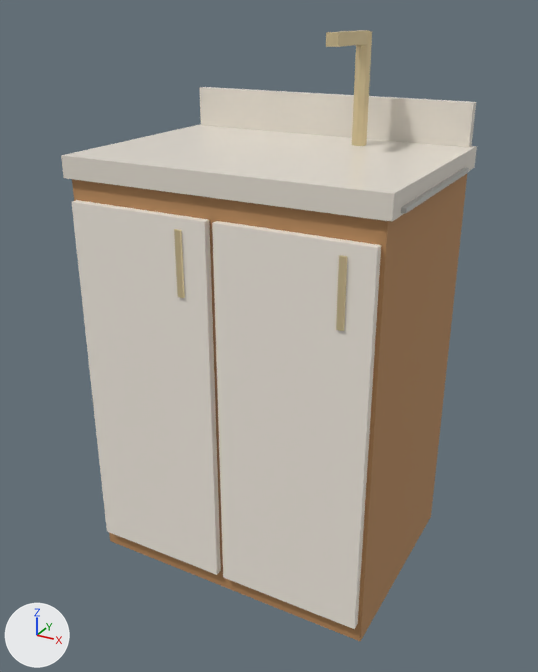
What one commit did to the glTF model dist/web/modelos/lavatorio_60.glb.
Camera for both pictures: a camera (50 mm lens) standing at (0.654, -1.217, 1.088) and looking at (-0.004, -0.02, 0.49). Lighting does not change. The marker at lower left points along +X, +Y and +Z. The first picture is the older version. Vertices at exactly the same position are counted once.

In view in the first picture: 'lavatorio_60'.
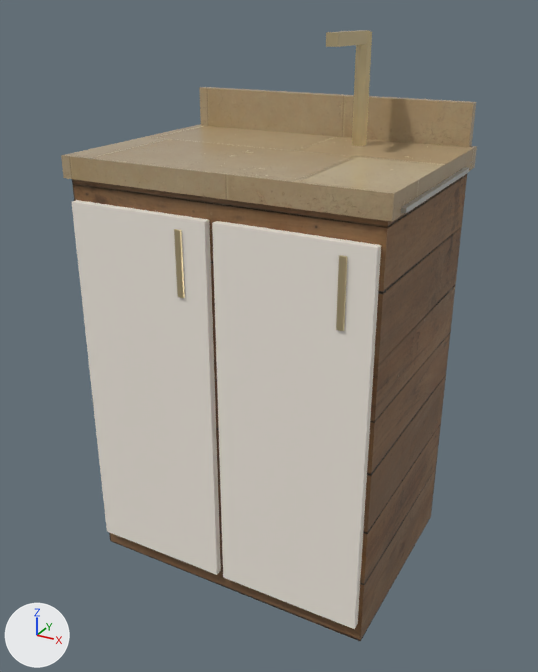
Patch to the scene script:
```diff
--- a/dist/web/modelos/lavatorio_60.glb.py
+++ b/dist/web/modelos/lavatorio_60.glb.py
@@ img_marble_normal @@
+img_marble_normal = load_image('marble_normal', '_unpacked/marble_normal', 2048, 2048, 'Non-Color')
@@ img_marble_diffuse @@
+img_marble_diffuse = load_image('marble_diffuse', '_unpacked/marble_diffuse', 2048, 2048, 'sRGB')
@@ img_marble_roughness_metallic_roughness @@
+img_marble_roughness_metallic_roughness = load_image('marble_roughness_metallic_roughness', '_unpacked/marble_roughness_metallic_roughness', 2048, 2048, 'Non-Color')
@@ img_wood_planks_diffuse @@
+img_wood_planks_diffuse = load_image('wood_planks_diffuse', '_unpacked/wood_planks_diffuse', 2048, 2048, 'sRGB')
@@ img_wood_planks_normal @@
+img_wood_planks_normal = load_image('wood_planks_normal', '_unpacked/wood_planks_normal', 2048, 2048, 'Non-Color')
@@ img_wood_planks_roughness_metallic_roughness @@
+img_wood_planks_roughness_metallic_roughness = load_image('wood_planks_roughness_metallic_roughness', '_unpacked/wood_planks_roughness_metallic_roughness', 2048, 2048, 'Non-Color')
@@ mat_madeira @@
 mat_madeira = bpy.data.materials.new('madeira')
-# nodes: BsdfPrincipled, OutputMaterial
-# colours: orange #b98a5b
+# nodes: BsdfPrincipled, Math x2, NormalMap, OutputMaterial, SeparateColor, TexImage x3
+# uses the picture img_wood_planks_diffuse
+# uses the picture img_wood_planks_normal
+# uses the picture img_wood_planks_roughness_metallic_roughness
@@ mat_champagne @@
 mat_champagne.base_color = (0.76, 0.624, 0.361)  # beige #e2cfa2
-mat_champagne.metallic = 0.45
+mat_champagne.metallic = 0.9
@@ mat_marmore @@
 mat_marmore = bpy.data.materials.new('marmore')
-# nodes: BsdfPrincipled, OutputMaterial
-# colours: white #e9e2d6
+# nodes: BsdfPrincipled, Math x2, NormalMap, OutputMaterial, SeparateColor, TexImage x3
+# uses the picture img_marble_diffuse
+# uses the picture img_marble_normal
+# uses the picture img_marble_roughness_metallic_roughness
@@ me_lavatorio_60 @@
 me_lavatorio_60.from_pydata(...)  # 88 vertices, 136 faces; spans x -0.314..0.314, y -0.229..0.229, z 0.0..1.052
 # used by ob_lavatorio_60; location = (0.0, 0.0, 0.0)
+# me_lavatorio_60 part 1: texture (UV) coordinates changed
 me_lavatorio_60.materials.append(mat_madeira)
```

Pixel boxes (x1, y1, x2, y2) of what changed, in the pictures (538 x 672 px):
'lavatorio_60', surface changed (darker)
    both: (61, 30, 477, 641)
